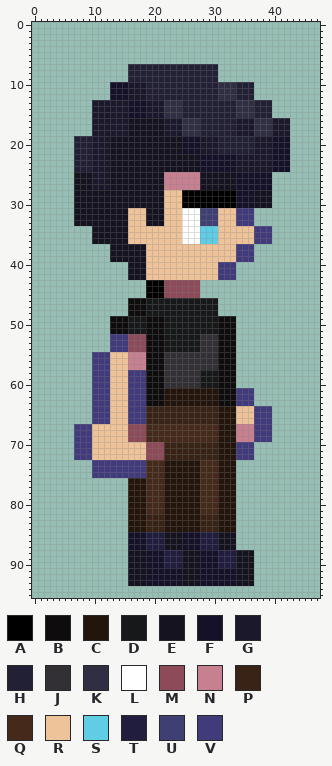
Sprite sheet, stored at sprites/main_character/idle_right/idle_right_1.png. That is the earlier state.
The file is 48x96 pixels. Colours within 5 levels of each other are drawn and written as one.
Palette (. is transparent): A #000000  B #0e0c0c  C #23140c  D #171819  E #15131f  F #151128  G #1b182c  H #222034  J #322f35  K #302e42  L #ffffff  M #8d4a58  N #c6808f  P #392316  Q #452a1b  R #eec39a  S #5fcde4  T #201d3e  U #3f3f74  V #413a7b
Pixels before (only the part around the change), first column x 0:
 0 ..............................................
 1 ..............................................
 2 ..............................................
 3 ..............................................
 4 ..............................................
 5 ..............................................
 6 ..............................................
 7 ................HHHHHHHHHHHHHHH...............
 8 ................HHHHHHHHHHHHHHH...............
 9 ................HHHHHHHHHHHHHHH...............
10 .............FFFGGGHHHHHHHHHHHHKKKHHH.........
11 .............FFFGGGHHHHHHHHHHHHKKKHHH.........
12 .............FFFGGGHHHHHHHHHHHHKKKHHH.........
13 ..........GGGGGGFFFGGGKKKHHHHHHHHHKKKHHH......
14 ..........GGGGGGFFFGGGKKKHHHHHHHHHKKKHHH......
15 ..........GGGGGGFFFGGGKKKHHHHHHHHHKKKHHH......
16 ..........GGGGGGEEEEEEGGGKKKHHHHHHGGGKKKGGG...
17 ..........GGGGGGEEEEEEGGGKKKHHHHHHGGGKKKGGG...
18 ..........GGGGGGEEEEEEGGGKKKHHHHHHGGGKKKGGG...
19 .......HHHGGGEEEEEEEEEEEEFFFGGGHHHHHHGGGFFF...
20 .......HHHGGGEEEEEEEEEEEEFFFGGGHHHHHHGGGFFF...
21 .......HHHGGGEEEEEEEEEEEEFFFGGGHHHHHHGGGFFF...
22 .......HHHGGGEEEEEEEEEEEEEEEFFFFFFGGGGGGFFF...
23 .......HHHGGGEEEEEEEEEEEEEEEFFFFFFGGGGGGFFF...
24 .......HHHGGGEEEEEEEEEEEEEEEFFFFFFGGGGGGFFF...
25 .......EEEGGGEEEEEEEEENNNNNNEEEEEEFFFFFF......
26 .......EEEGGGEEEEEEEEENNNNNNEEEEEEFFFFFF......
27 .......EEEGGGEEEEEEEEENNNNNNEEEEEEFFFFFF......
28 .......EEEEEEEEEEEEEEERRRAAAAAAAAAFFFEEE......
29 .......EEEEEEEEEEEEEEERRRAAAAAAAAAFFFEEE......
30 .......EEEEEEEEEEEEEEERRRAAAAAAAAAFFFEEE......
31 .......EEEEEEEEERRREEERRRLLLUUURRRVVV.........
32 .......EEEEEEEEERRREEERRRLLLUUURRRVVV.........
33 .......EEEEEEEEERRREEERRRLLLUUURRRVVV.........
34 ..........EEEEEERRRRRRRRRLLLSSSRRRRRRVVV......
35 ..........EEEEEERRRRRRRRRLLLSSSRRRRRRVVV......
36 ..........EEEEEERRRRRRRRRLLLSSSRRRRRRVVV......
37 .............EEEEEERRRRRRRRRRRRRRRVVV.........
38 .............EEEEEERRRRRRRRRRRRRRRVVV.........
39 .............EEEEEERRRRRRRRRRRRRRRVVV.........
40 ................EEERRRRRRRRRRRRVVV............
41 ................EEERRRRRRRRRRRRVVV............
42 ................EEERRRRRRRRRRRRVVV............
43 ...................AAAMMMMMM..................
44 ...................AAAMMMMMM..................
45 ...................AAAMMMMMM..................
46 ................BBBDDDDDDDDDDDD...............
47 ................BBBDDDDDDDDDDDD...............
48 ................BBBDDDDDDDDDDDD...............
49 .............BBBDDDBBBDDDDDDDDDBBB............
50 .............BBBDDDBBBDDDDDDDDDBBB............
51 .............BBBDDDBBBDDDDDDDDDBBB............
52 .............VVVMMMBBBDDDDDDJJJBBB............
53 .............VVVMMMBBBDDDDDDJJJBBB............
54 .............VVVMMMBBBDDDDDDJJJBBB............
55 ..........VVVRRRNNNBBBJJJJJJJJJBBB............
56 ..........VVVRRRNNNBBBJJJJJJJJJBBB............
57 ..........VVVRRRNNNBBBJJJJJJJJJBBB............
58 ..........VVVRRRVVVBBBJJJJJJDDDBBB............
59 ..........VVVRRRVVVBBBJJJJJJDDDBBB............
60 ..........VVVRRRVVVBBBJJJJJJDDDBBB............
61 ..........VVVRRRVVVBBBCCCCCCCCCBBBVVV.........
62 ..........VVVRRRVVVBBBCCCCCCCCCBBBVVV.........
63 ..........VVVRRRVVVBBBCCCCCCCCCBBBVVV.........
64 ..........VVVRRRVVVPPPPPPPPPPPPCCCRRRVVV......
65 ..........VVVRRRVVVPPPPPPPPPPPPCCCRRRVVV......
66 ..........VVVRRRVVVPPPPPPPPPPPPCCCRRRVVV......
67 .......VVVRRRRRRMMMQQQQQQQQQQQQCCCNNNVVV......
68 .......VVVRRRRRRMMMQQQQQQQQQQQQCCCNNNVVV......
69 .......VVVRRRRRRMMMQQQQQQQQQQQQCCCNNNVVV......
70 .......VVVRRRRRRRRRMMMPPPPPPPPPCCCVVV.........
71 .......VVVRRRRRRRRRMMMPPPPPPPPPCCCVVV.........
72 .......VVVRRRRRRRRRMMMPPPPPPPPPCCCVVV.........
73 ..........VVVVVVVVVQQQCCCCCCQQQCCC............
74 ..........VVVVVVVVVQQQCCCCCCQQQCCC............
75 ..........VVVVVVVVVQQQCCCCCCQQQCCC............
76 ................CCCQQQCCCCCCQQQCCC............
77 ................CCCQQQCCCCCCQQQCCC............
78 ................CCCQQQCCCCCCQQQCCC............
79 ................CCCQQQCCCCCCQQQCCC............
80 ................CCCQQQCCCCCCQQQCCC............
81 ................CCCQQQCCCCCCQQQCCC............
82 ................CCCPPPCCCCCCPPPCCC............
83 ................CCCPPPCCCCCCPPPCCC............
84 ................CCCPPPCCCCCCPPPCCC............
85 ................FFFTTTEEEFFFTTTEEE............
86 ................FFFTTTEEEFFFTTTEEE............
87 ................FFFTTTEEEFFFTTTEEE............
88 ................EEEFFFTTTEEEFFFTTTEEE.........
89 ................EEEFFFTTTEEEFFFTTTEEE.........
90 ................EEEFFFTTTEEEFFFTTTEEE.........
91 ................EEEFFFFFFEEEFFFFFFEEE.........
92 ................EEEFFFFFFEEEFFFFFFEEE.........
93 ................EEEFFFFFFEEEFFFFFFEEE.........
94 ..............................................
95 ..............................................
After:
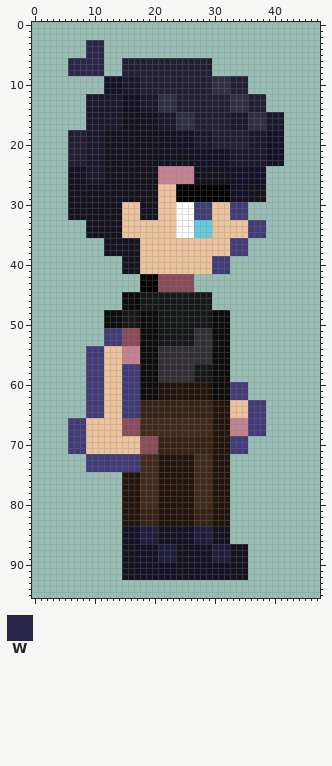
Colours new in this view: W #2b274b
Edits made:
Changed rows in their new state; - is an unchanged pixel.
first column x 6:
 3 ---WWW-------------------------------
 4 ---WWW-------------------------------
 5 ---WWW-------------------------------
 6 WWWWWW---HHHHHHHHHHHHHHH-------------
 7 WWWWWW---H--------------.------------
 8 WWWWWW---H--------------.------------
 9 ------FFFGGG------------KKKHHH-------
10 ------F--G--H-----------K--H--.------
11 ------F--G--H-----------K--H--.------
12 ---GGGGGG-FF-GGKKK-------HH-KK-HH----
13 ---G-----F--G--K--H--------K--H--.---
14 ---G-----F--G--K--H--------K--H--.---
15 ---G-----EEEEEE-GG-KK------GGG-KKGGG-
16 ---G-----E-----G--K--H-----G--K--G--.
17 ---G-----E-----G--K--H-----G--K--G--.
18 HHHG--EEEE------EEFFFGGG----HH-GGFFF.
19 H--G--E-----------F--G--H-----G--F--.
20 H--G--E-----------F--G--H-----G--F--.
21 H--G--E------------EE-FFFFFGGGG--F--.
22 H--G--E--------------F-----G-----F--.
23 H--G--E--------------F-----G-----F--.
24 EEEG--E--------NNNNNN-EEEEE-FFFFF....
25 E--G--E--------N-----E-----F-----.---
26 E--G--E--------N-----E-----F-----.---
27 E---EEE--------RRRAAAAAAAAAF--EEE.---
28 E--------------R--A--------F--E--.---
29 E--------------R--A--------F--E--.---
30 E--------RRR---R--LLLUUURRRVVV....---
31 E--------R--E--R--L--U--R--V--.------
32 E--------R--E--R--L--U--R--V--.------
33 -..------R---RRR--L--SSSR---RR-VV----
34 ---E-----R--------L--S--R-----V--.---
35 ---E-----R--------L--S--R-----V--.---
36 ----..----EE-------RRRRRR--VVV....---
37 ------E-----R--------------V--.------
38 ------E-----R--------------V--.------
39 -------..---R-----------VVV....------
40 ---------E--R-----------V--.---------
41 ---------E--R-----------V--.---------
42 ----------..AAAMMMMMM.......---------
43 ------------A--M-----.---------------
44 ------------A--M-----.---------------
45 ---------BBBDDDDDDDDDDDD-------------
46 ---------B--D-----------.------------
47 ---------B--D-----------.------------
48 ------BBBDDD-BB---------BBB----------
49 ------B--D--B--D--------B--.---------
50 ------B--D--B--D--------B--.---------
51 ------VVVMMMB--D-----JJJB--.---------
52 ------V--M--B--D-----J--B--.---------
53 ------V--M--B--D-----J--B--.---------
54 ---VVVRRRNNNB--JJJJJJJ--B--.---------
55 ---V--R--N--B--J--------B--.---------
56 ---V--R--N--B--J--------B--.---------
57 ---V--R--VVVB--J-----DDDB--.---------
58 ---V--R--V--B--J-----D--B--.---------
59 ---V--R--V--B--J-----D--B--.---------
60 ---V--R--V--B--CCCCCCCCCB--VVV-------
61 ---V--R--V--B--C--------B--V--.------
62 ---V--R--V--B--C--------B--V--.------
63 ---V--R--V--PPPPPPPPPPPP-CCRRR-VV----
64 ---V--R--V--P-----------C--R--V--.---
65 ---V--R--V--P-----------C--R--V--.---
66 VVVRRRR--MMMQQQQQQQQQQQQC--NNNV--.---
67 V--R-----M--Q-----------C--N--V--.---
68 V--R-----M--Q-----------C--N--V--.---
69 V--R------RR-MMPPPPPPPPPC--VVV....---
70 V--R--------M--P--------C--V--.------
71 V--R--------M--P--------C--V--.------
72 -..-VVVVVVVVQQQCCCCCCQQQC--....------
73 ---V--------Q--C-----Q--C--.---------
74 ---V--------Q--C-----Q--C--.---------
75 ----.....CCCQ--C-----Q--C--.---------
76 ---------C--Q--C-----Q--C--.---------
77 ---------C--Q--C-----Q--C--.---------
78 ---------C--Q--C-----Q--C--.---------
79 ---------C--Q--C-----Q--C--.---------
80 ---------C--Q--C-----Q--C--.---------
81 ---------C--PPPC-----PPPC--.---------
82 ---------C--P--C-----P--C--.---------
83 ---------C--P--C-----P--C--.---------
84 ---------FFFTTTEEEFFFTTTEEE.---------
85 ---------F--T--E--F--T--E--.---------
86 ---------F--T--E--F--T--E--.---------
87 ---------EEE-FF-TT-EE-FF-TT-EE-------
88 ---------E--F--T--E--F--T--E--.------
89 ---------E--F--T--E--F--T--E--.------
90 ---------E--F---FFE--F---FFE--.------
91 ---------E--F-----E--F-----E--.------
92 ---------E--F-----E--F-----E--.------
93 ----------.....................------
Pixel boxes of the changes (left, top, right, bottom) in both pictures:
changed: (68, 40, 290, 586)
